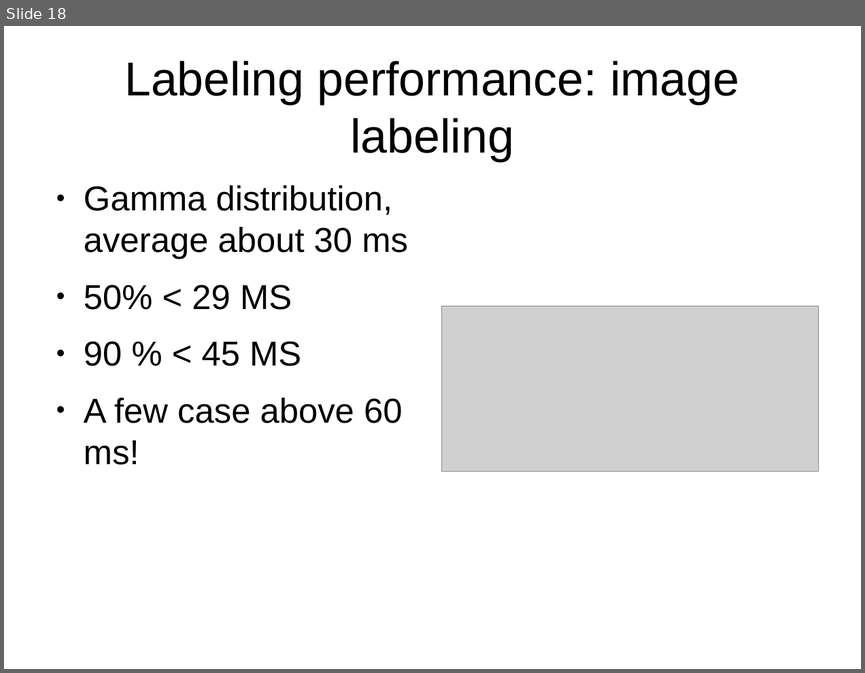
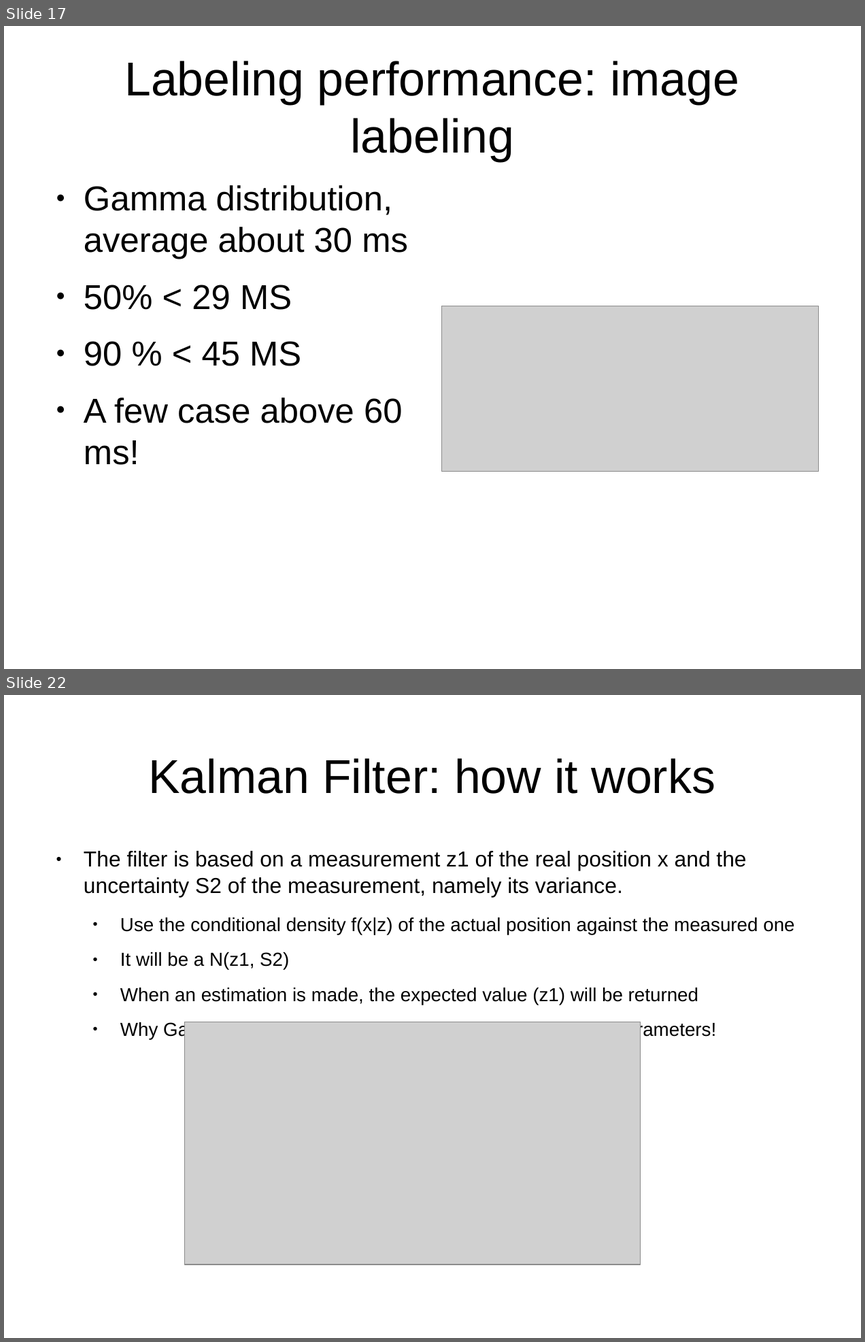
Before and after one commit to 0Chuzz/SNproject, a slide deck: slides.odp. Shown one above the other, each under a label of ours: slide 18 before the commit, slides 17 and 22 after it; the slides between them are not shown. The pictures are 865x673 and 865x1342 pixels, drawn with LibreOffice and Linux fonts; fonts in the diff are those of the drawing; grey boxes stand for pictures. Boxes give left, top, right and bottom in pixels: in the first picture for what was removed or moved away, otherwise in the second. Text is boxed around its words. In the diff, an @@ line names an element or a change of style, - is before the commit and + after.

```diff
--- a/slides.odp
+++ b/slides.odp
@@ slide 22 added at [4, 695, 861, 1338], background #FFFFFF @@
@@ title added at [148, 758, 715, 794], 44 pt, text #000000 @@
+Kalman Filter: how it works
@@ text added at [84, 851, 794, 1022], 17.5 pt, text #000000 @@
+● The filter is based on a measurement z1 of the real position x and the uncertainty S2 of the measurement, namely its variance.
+  ● Use the conditional density f(x|z) of the actual position against the measured one
+  ● It will be a N(z1, S2)
+  ● When an estimation is made, the expected value (z1) will be returned
+  ● Why Gaussian? Because this allows to propagate only two parameters!
@@ picture added at [184, 1021, 640, 1264] @@
@@ what was slide 18 is now slide 17 @@
```
Also in this commit, not shown: 8 slides changed, 34 other slides added, 17 slides removed, 3 other files.
